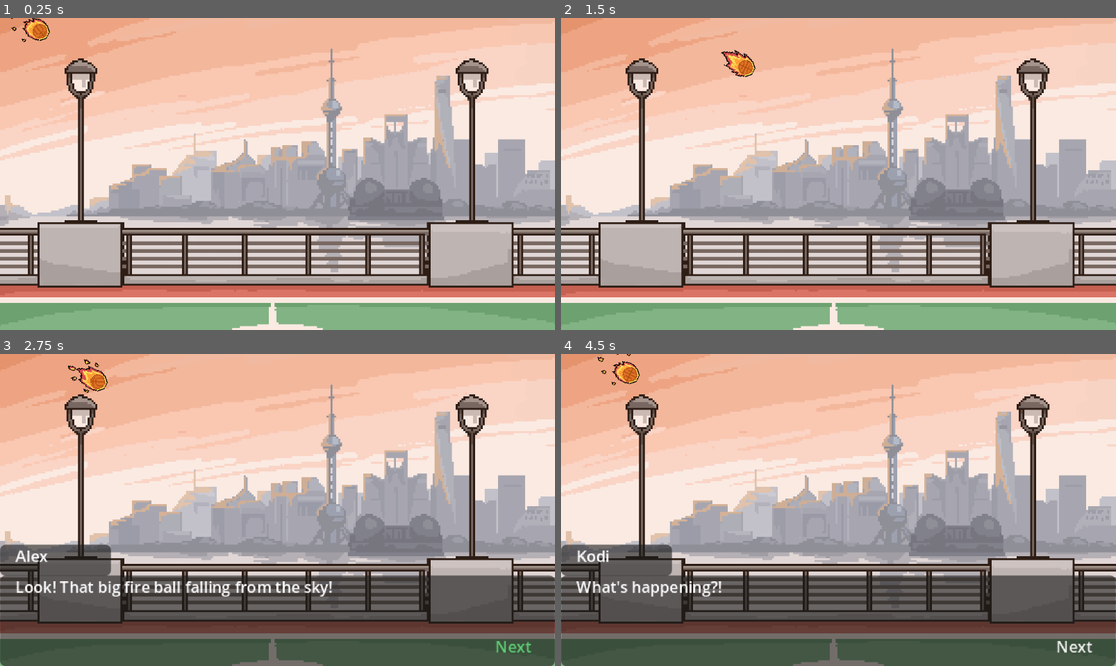
Above: before the commit, frames 1-4 (two rows, left to right).
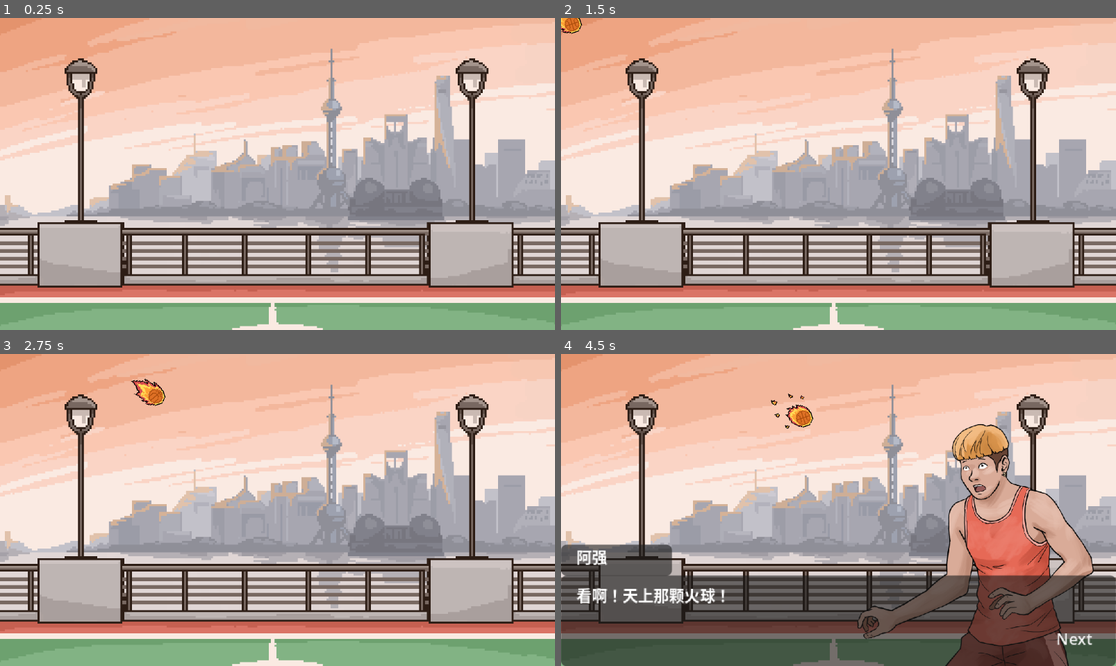
Above: after the commit, the same moments.

Repository: KodeDino/basketball-shooter-simulator
Game: Godot game, scene res://Scenes/CutScenes/LevelOne/LevelOneEnd.tscn
Same seed, same stepped clock (60 frames per second), same inputs: the game is played once before the commit and once after it. This scene is started directly instead of the project's main scene. Sound files missing from this copy of the repository are replaced by a short silence.
Inputs (mouse positions are in pixels of both pictures, inside the frame that each line leads up to):
- Up to frame 1 (0.25 s): no input
- Up to frame 2 (1.5 s): move the mouse to (960, 158) at 0.52 s; press the mouse at (960, 158) at 0.53 s; release the mouse at (960, 158) at 1.25 s; drag from (727, 189) to (810, 236) at 1.27 s
- Up to frame 3 (2.75 s): click (516, 647) at 2 s, where only the run before the commit has a clickable "Next"
- Up to frame 4 (4.5 s): click (1077, 647) at 2.75 s, where only the run before the commit has a clickable "Next"; click "Next" at 3.5 s; move the mouse to (894, 441) at 4.27 s; press the mouse at (894, 441) at 4.28 s

The runs differ from the first frame. In frame 1, 0.3% of the frame differs, in the area x 2-10%, y 0-8%; in frame 2, 0.5%; in frame 3, 30%, in the area x 0-100%, y 1-100%; in frame 4, 14%.

Commit message:
feat: level one epilogue

Diff:
--- a/Resources/LevelOneEndDialogue.tres
+++ b/Resources/LevelOneEndDialogue.tres
@@ -1,23 +1,32 @@
-[gd_resource type="Resource" script_class="DialogueResource" load_steps=2 format=3 uid="uid://luty4yhr3lmk"]
+[gd_resource type="Resource" script_class="DialogueResource" load_steps=6 format=3 uid="uid://luty4yhr3lmk"]
 
+[ext_resource type="Texture2D" uid="uid://cftsv4fkl57nm" path="res://assets/Bust Shot/Main Character_Bust Shot_3_Shocked.png" id="1_5n34g"]
 [ext_resource type="Script" uid="uid://1jg5kmdowv5h" path="res://Resources/DialogueResource.gd" id="1_c77l5"]
+[ext_resource type="Texture2D" uid="uid://b6pm4xmh1ylwn" path="res://assets/Bust Shot/Boss_01_Shanghai_Bust Shot_3_Shocked.png" id="2_5m7lm"]
+[ext_resource type="Texture2D" uid="uid://k4ki7rksxqk4" path="res://assets/Bust Shot/Main Character_Bust Shot_4_Nervous.png" id="3_si6l4"]
+[ext_resource type="Texture2D" uid="uid://70c8d4fcl2tx" path="res://assets/Bust Shot/Boss_01_Shanghai_Bust Shot_4_Nervous.png" id="4_bq25x"]
 
 [resource]
 script = ExtResource("1_c77l5")
 dialogue_sequence = Array[Dictionary]([{
-"character": "Kodi",
-"line": "What's happening?!"
+"character": "科迪",
+"line": "发生什么事了？！",
+"texture": ExtResource("1_5n34g")
 }, {
-"character": "Alex",
-"line": "Look! That big fire ball falling from the sky!"
+"character": "阿强",
+"line": "看啊！天上那颗火球！",
+"texture": ExtResource("2_5m7lm")
 }, {
-"character": "Kodi",
-"line": "[shake]Sht![/shake] That's where I live, I gotta go!"
+"character": "科迪",
+"line": "[shake]！！！[/shake] 那是我家的方向！不行，我得赶紧回去！",
+"texture": ExtResource("3_si6l4")
 }, {
-"character": "Alex",
-"line": "HEY! WAIT!"
+"character": "阿强",
+"line": "欸！等等科迪！",
+"texture": ExtResource("4_bq25x")
 }, {
-"character": "Kodi",
-"line": "(Hopefully I could get back fast)"
+"character": "科迪",
+"line": "（希望能赶得上）",
+"texture": ExtResource("3_si6l4")
 }])
 metadata/_custom_type_script = "uid://1jg5kmdowv5h"
--- a/Resources/LevelOneIntroDialogue.tres
+++ b/Resources/LevelOneIntroDialogue.tres
@@ -1,20 +1,28 @@
-[gd_resource type="Resource" script_class="DialogueResource" load_steps=2 format=3 uid="uid://2hpy7t4g0v1t"]
+[gd_resource type="Resource" script_class="DialogueResource" load_steps=6 format=3 uid="uid://2hpy7t4g0v1t"]
 
+[ext_resource type="Texture2D" uid="uid://cpthadq77feoy" path="res://assets/Bust Shot/Boss_01_Shanghai_Bust Shot_1_Normal.png" id="1_teufc"]
 [ext_resource type="Script" uid="uid://1jg5kmdowv5h" path="res://Resources/DialogueResource.gd" id="2_qkvl5"]
+[ext_resource type="Texture2D" uid="uid://b4txomu62ybeo" path="res://assets/Bust Shot/Main Character_Bust Shot_2_Hehe.png" id="2_vvthe"]
+[ext_resource type="Texture2D" uid="uid://b42cuaisgf5cp" path="res://assets/Bust Shot/Boss_01_Shanghai_Bust Shot_2_Proud.png" id="3_7xjxm"]
+[ext_resource type="Texture2D" uid="uid://c7hueeu5cboy5" path="res://assets/Bust Shot/Main Character_Bust Shot_1_Normal.png" id="4_wk5ea"]
 
 [resource]
 script = ExtResource("2_qkvl5")
 dialogue_sequence = Array[Dictionary]([{
-"character": "Alex",
-"line": "Yoooo! XXX! nice shot, accurate as always Ey?!"
+"character": "阿强",
+"line": "哟！！！科迪！好球啊，还是这么准啊！",
+"texture": ExtResource("1_teufc")
 }, {
-"character": "Kodi",
-"line": "Heehee"
+"character": "科迪",
+"line": "嘿嘿",
+"texture": ExtResource("2_vvthe")
 }, {
-"character": "Alex",
-"line": "Let's shoot some points"
+"character": "阿强",
+"line": "如何？来比一场吧，看谁进的多？",
+"texture": ExtResource("3_7xjxm")
 }, {
-"character": "Kodi",
-"line": "Sure!"
+"character": "科迪",
+"line": "来！",
+"texture": ExtResource("4_wk5ea")
 }])
 metadata/_custom_type_script = "uid://1jg5kmdowv5h"
--- a/Scenes/CutScenes/DialoguePanel.gd
+++ b/Scenes/CutScenes/DialoguePanel.gd
@@ -5,6 +5,9 @@
 @onready var name_label: RichTextLabel = $"../NamePanel/MarginContainer/NameLabel"
 @onready var dialogue_label: RichTextLabel = $MarginContainer/DialogueLabel
 @onready var button: Button = $MarginContainer/Button
+@onready var portrait_rect: TextureRect = $"../PortraitRect"
+@onready var opponent_marker: Marker2D = $"../OpponentMarker"
+@onready var main_character_marker: Marker2D = $"../MainCharacterMarker"
 
 
 
@@ -12,8 +15,15 @@
 	SignalManager.on_dialogue_updated.connect(set_text)
 
 func set_text(dialogue_data: Dictionary) -> void:
-	name_label.text = dialogue_data['character']
+	var current_character = dialogue_data['character']
+	name_label.text = current_character
 	dialogue_label.text = dialogue_data['line']
+	if dialogue_data.has("texture"):
+		if current_character != "科迪":
+			portrait_rect.position = opponent_marker.position
+		else:
+			portrait_rect.position = main_character_marker.position
+		portrait_rect.texture = dialogue_data["texture"]
 
 func _on_button_pressed() -> void:
 	DialogueManager.proceed_dialogue(next_scene)
--- a/Scenes/CutScenes/LevelOne/LevelOneEnd.tscn
+++ b/Scenes/CutScenes/LevelOne/LevelOneEnd.tscn
@@ -57,11 +57,22 @@
 "update": 0,
 "values": [Vector2(59, 7)]
 }
+tracks/4/type = "value"
+tracks/4/imported = false
+tracks/4/enabled = true
+tracks/4/path = NodePath("MeshInstance2D:self_modulate")
+tracks/4/interp = 1
+tracks/4/loop_wrap = true
+tracks/4/keys = {
+"times": PackedFloat32Array(0),
+"transitions": PackedFloat32Array(1),
+"update": 0,
+"values": [Color(1, 1, 1, 1)]
+}
 
 [sub_resource type="Animation" id="Animation_f04yw"]
 resource_name = "basketball_meteroite"
-length = 2.0
-loop_mode = 1
+length = 3.5
 step = 0.01
 tracks/0/type = "value"
 tracks/0/imported = false
@@ -70,7 +81,7 @@
 tracks/0/interp = 1
 tracks/0/loop_wrap = true
 tracks/0/keys = {
-"times": PackedFloat32Array(0, 0.1, 0.2, 0.3, 0.4, 0.5, 0.6, 0.7, 0.8, 0.9, 1, 1.1, 1.2, 1.3, 1.4, 1.5, 1.6, 1.7, 1.8, 1.9, 2),
+"times": PackedFloat32Array(1.5, 1.6, 1.7, 1.8, 1.9, 2, 2.1, 2.2, 2.3, 2.4, 2.5, 2.6, 2.7, 2.8, 2.9, 3, 3.1, 3.2, 3.3, 3.4, 3.5),
 "transitions": PackedFloat32Array(1, 1, 1, 1, 1, 1, 1, 1, 1, 1, 1, 1, 1, 1, 1, 1, 1, 1, 1, 1, 1),
 "update": 1,
 "values": [Rect2(0, 0, 37, 38), Rect2(37, 0, 37, 38), Rect2(74, 0, 37, 38), Rect2(0, 0, 37, 38), Rect2(37, 0, 37, 38),  …(346 unchanged characters)…
@@ -82,7 +93,7 @@
 tracks/1/interp = 1
 tracks/1/loop_wrap = true
 tracks/1/keys = {
-"times": PackedFloat32Array(0, 0.1, 0.2, 0.3, 0.4, 0.5, 0.6, 0.7, 0.8, 0.9, 1, 1.1, 1.2, 1.3, 1.4, 1.5, 1.6, 1.7, 1.8, 1.9, 2),
+"times": PackedFloat32Array(1.5, 1.6, 1.7, 1.8, 1.9, 2, 2.1, 2.2, 2.3, 2.4, 2.5, 2.6, 2.7, 2.8, 2.9, 3, 3.1, 3.2, 3.3, 3.4, 3.5),
 "transitions": PackedFloat32Array(1, 1, 1, 1, 1, 1, 1, 1, 1, 1, 1, 1, 1, 1, 1, 1, 1, 1, 1, 1, 1),
 "update": 1,
 "values": [Rect2(0, 0, 15, 15), Rect2(15, 0, 15, 15), Rect2(30, 0, 15, 15), Rect2(45, 0, 15, 15), Rect2(60, 0, 15, 15), …(348 unchanged characters)…
@@ -94,7 +105,7 @@
 tracks/2/interp = 1
 tracks/2/loop_wrap = true
 tracks/2/keys = {
-"times": PackedFloat32Array(0, 2),
+"times": PackedFloat32Array(1.5, 3.5),
 "transitions": PackedFloat32Array(1, 1),
 "update": 0,
 "values": [0.0, -15.708]
@@ -106,10 +117,10 @@
 tracks/3/interp = 1
 tracks/3/loop_wrap = true
 tracks/3/keys = {
-"times": PackedFloat32Array(0, 2),
-"transitions": PackedFloat32Array(1, 1),
-"update": 0,
-"values": [Vector2(0, 0), Vector2(120, 30)]
+"times": PackedFloat32Array(0, 1.45, 1.5, 3.5),
+"transitions": PackedFloat32Array(1, 1, 1, 1),
+"update": 0,
+"values": [Vector2(-15, -15), Vector2(-15, -15), Vector2(0, 0), Vector2(120, 30)]
 }
 tracks/4/type = "method"
 tracks/4/imported = false
@@ -118,13 +129,25 @@
 tracks/4/interp = 1
 tracks/4/loop_wrap = true
 tracks/4/keys = {
-"times": PackedFloat32Array(2),
+"times": PackedFloat32Array(3.5),
 "transitions": PackedFloat32Array(1),
 "values": [{
 "args": [],
 "method": &"show_panel"
 }]
 }
+tracks/5/type = "value"
+tracks/5/imported = false
+tracks/5/enabled = true
+tracks/5/path = NodePath("MeshInstance2D:self_modulate")
+tracks/5/interp = 1
+tracks/5/loop_wrap = true
+tracks/5/keys = {
+"times": PackedFloat32Array(0.5, 0.84, 1.21, 1.5),
+"transitions": PackedFloat32Array(1, 1, 1, 1),
+"update": 0,
+"values": [Color(1, 1, 1, 0), Color(1, 1, 1, 1), Color(1, 1, 1, 1), Color(1, 1, 1, 0)]
+}
 
 [sub_resource type="AnimationLibrary" id="AnimationLibrary_rqe37"]
 _data = {
@@ -138,6 +161,9 @@
 
 [sub_resource type="StyleBoxEmpty" id="StyleBoxEmpty_rqe37"]
 
+[sub_resource type="QuadMesh" id="QuadMesh_f04yw"]
+size = Vector2(300, 200)
+
 [node name="LevelOneEnd" type="Node2D"]
 script = ExtResource("1_ko2o6")
 
@@ -167,6 +193,18 @@
 
 [node name="CanvasLayer" type="CanvasLayer" parent="."]
 visible = false
+
+[node name="PortraitRect" type="TextureRect" parent="CanvasLayer"]
+offset_right = 40.0
+offset_bottom = 40.0
+scale = Vector2(0.2, 0.2)
+stretch_mode = 5
+
+[node name="OpponentMarker" type="Marker2D" parent="CanvasLayer"]
+position = Vector2(145, 10)
+
+[node name="MainCharacterMarker" type="Marker2D" parent="CanvasLayer"]
+position = Vector2(0, 10)
 
 [node name="NamePanel" type="Panel" parent="CanvasLayer"]
 anchors_preset = -1
@@ -210,7 +248,9 @@
 grow_horizontal = 2
 grow_vertical = 2
 theme_override_constants/margin_left = 8
+theme_override_constants/margin_top = 4
 theme_override_constants/margin_right = 8
+theme_override_constants/margin_bottom = 4
 
 [node name="DialogueLabel" type="RichTextLabel" parent="CanvasLayer/DialoguePanel/MarginContainer"]
 layout_mode = 2
@@ -229,4 +269,8 @@
 text = "Next"
 flat = true
 
+[node name="MeshInstance2D" type="MeshInstance2D" parent="."]
+position = Vector2(143, 80)
+mesh = SubResource("QuadMesh_f04yw")
+
 [connection signal="pressed" from="CanvasLayer/DialoguePanel/MarginContainer/Button" to="CanvasLayer/DialoguePanel" method="_on_button_pressed"]
--- a/Scenes/CutScenes/LevelOne/LevelOneIntro.gd
+++ b/Scenes/CutScenes/LevelOne/LevelOneIntro.gd
@@ -2,6 +2,9 @@
 
 @onready var canvas_layer: CanvasLayer = $CanvasLayer
 @onready var audio_stream_player: AudioStreamPlayer = $AudioStreamPlayer
+
+const MAIN_CHARACTER_BUST_SHOT_1_NORMAL = preload("res://assets/Bust Shot/Main Character_Bust Shot_1_Normal.png")
+const BOSS_01_SHANGHAI_BUST_SHOT_1_NORMAL = preload("res://assets/Bust Shot/Boss_01_Shanghai_Bust Shot_1_Normal.png")
 
 func _ready() -> void:
 	SignalManager.on_dialogue_finished.connect(hide_panel)
@@ -10,6 +13,7 @@
 func show_panel() -> void:
 	audio_stream_player.stop()
 	var dialogue_data = load("res://Resources/LevelOneIntroDialogue.tres")
+
 	DialogueManager.start_dialogue(dialogue_data)
 	canvas_layer.show()
 
--- a/Scenes/CutScenes/LevelOne/LevelOneIntro.tscn
+++ b/Scenes/CutScenes/LevelOne/LevelOneIntro.tscn
@@ -201,6 +201,18 @@
 [node name="CanvasLayer" type="CanvasLayer" parent="."]
 visible = false
 
+[node name="PortraitRect" type="TextureRect" parent="CanvasLayer"]
+offset_right = 40.0
+offset_bottom = 40.0
+scale = Vector2(0.2, 0.2)
+stretch_mode = 5
+
+[node name="OpponentMarker" type="Marker2D" parent="CanvasLayer"]
+position = Vector2(145, 10)
+
+[node name="MainCharacterMarker" type="Marker2D" parent="CanvasLayer"]
+position = Vector2(0, 10)
+
 [node name="NamePanel" type="Panel" parent="CanvasLayer"]
 anchors_preset = -1
 anchor_top = 0.9
@@ -243,7 +255,9 @@
 grow_horizontal = 2
 grow_vertical = 2
 theme_override_constants/margin_left = 8
+theme_override_constants/margin_top = 4
 theme_override_constants/margin_right = 8
+theme_override_constants/margin_bottom = 4
 
 [node name="DialogueLabel" type="RichTextLabel" parent="CanvasLayer/DialoguePanel/MarginContainer"]
 layout_mode = 2
--- a/Scenes/MainMenu/MainMenu.tscn
+++ b/Scenes/MainMenu/MainMenu.tscn
@@ -2,7 +2,7 @@
 
 [ext_resource type="Texture2D" uid="uid://biilq70o24i7s" path="res://assets/sprites/buttons/button-Sheet.png" id="1_cdkru"]
 [ext_resource type="Script" uid="uid://b07xb3xmfhp3x" path="res://Scenes/MainMenu/main_menu.gd" id="1_sg7ab"]
-[ext_resource type="Texture2D" uid="uid://tjg5scvvpm0n" path="res://assets/Title_Quad.png" id="2_kpx3y"]
+[ext_resource type="Texture2D" uid="uid://cedjh3bko6txn" path="res://assets/Background/Title.png" id="2_kpx3y"]
 [ext_resource type="AudioStream" uid="uid://huqjit2vn37u" path="res://assets/sprites/sounds/basketball_bounce.mp3" id="3_sg7ab"]
 
 [sub_resource type="SystemFont" id="SystemFont_sg7ab"]
Not shown: 1 places in Scenes/CutScenes/LevelOne/LevelOneEnd.tscn that only renumber resources
Not shown, added: assets/Bust Shot/Boss_01_Shanghai_Bust Shot_1_Normal.png.import
Not shown, added: assets/Bust Shot/Boss_01_Shanghai_Bust Shot_2_Proud.png.import
Not shown, added: assets/Bust Shot/Boss_01_Shanghai_Bust Shot_3_Shocked.png.import
Not shown, added: assets/Bust Shot/Boss_01_Shanghai_Bust Shot_4_Nervous.png.import
Not shown, added: assets/Bust Shot/Main Character_Bust Shot_1_Normal.png.import
Not shown, added: assets/Bust Shot/Main Character_Bust Shot_2_Hehe.png.import
Not shown, added: assets/Bust Shot/Main Character_Bust Shot_3_Shocked.png.import
Not shown, added: assets/Bust Shot/Main Character_Bust Shot_4_Nervous.png.import
Not shown, added: assets/Bust Shot/Main Character_Bust Shot_5_Pissed off.png.import
